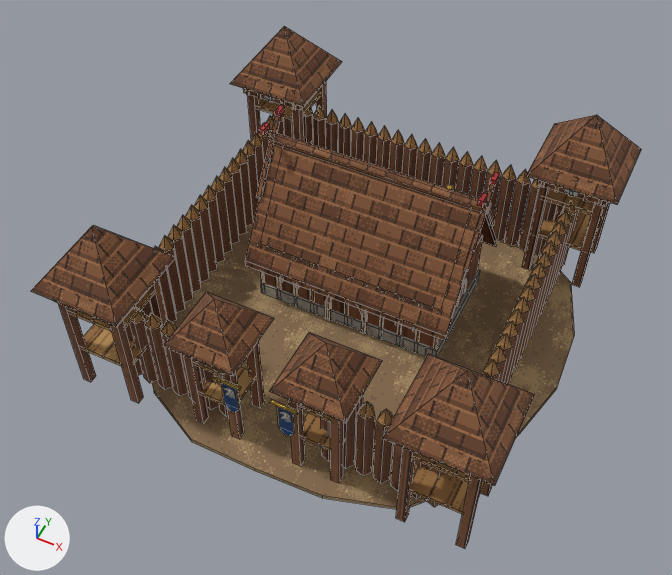
The Blender file art_source/blender/vikings/castle.blend as it was, and as the next commit left it.
One viewpoint serves both versions: a camera (50 mm lens) standing at (4.34, -9.44, 12.26) and looking at (-0.08, -0.6, 1.21). Arrows for +X, +Y and +Z are at lower left; the lights stay in place. The first picture is the older version. Mesh edges are drawn as thin lines.

Names of what the first picture shows: 'vikings_castle'.
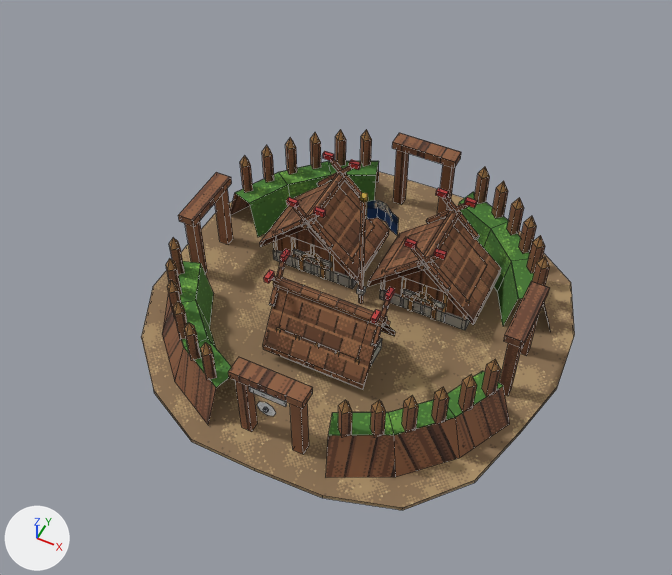
The edits, one by one:
Picture 'PE_Grass' (img_pe_grass) is new.
Material 'PE_Grass' (mat_pe_grass) is new.
Its texture is img_pe_grass.
Its roughness is 1.0.
me_vikings_castle is used by ob_vikings_castle; location (0.0, 0.0, 0.0).
me_vikings_castle had 4548 vertices, 1465 faces and spanned x -3.49..3.58, y -3.49..3.49, z 0.0..3.29.
me_vikings_castle now has 2245 vertices, 680 faces and spans x -3.43..3.58, y -3.47..3.48, z 0.0..2.56.
me_vikings_castle part 1: 1057 loose pieces with 4268 vertices, spanning x -3.49..3.49, y -3.49..3.49, z 0.08..3.29, are deleted.
me_vikings_castle part 2: 219 vertices removed from x -1.94..1.7, y -2.87..2.87, z 0.08..1.88; 2184 vertices added at x -3.14..3.14, y -3.14..3.14, z 0.08..2.56.
me_vikings_castle no longer uses material mat_pe_window (picture img_pe_window).
me_vikings_castle gains material mat_pe_grass (picture img_pe_grass).

Where the change shows, as pixel boxes (x1, y1, x2, y2) in the pictures (672 x 575 px):
'vikings_castle', reshaped (29% narrower, 27% shorter)
    before: (31, 26, 641, 549)
    after: (141, 129, 575, 510)
part 1 of me_vikings_castle, deleted (brown)
    before: (31, 26, 641, 549)
part 2 of me_vikings_castle, cut back
    before: (161, 121, 516, 476)
    after: (162, 129, 551, 478)
